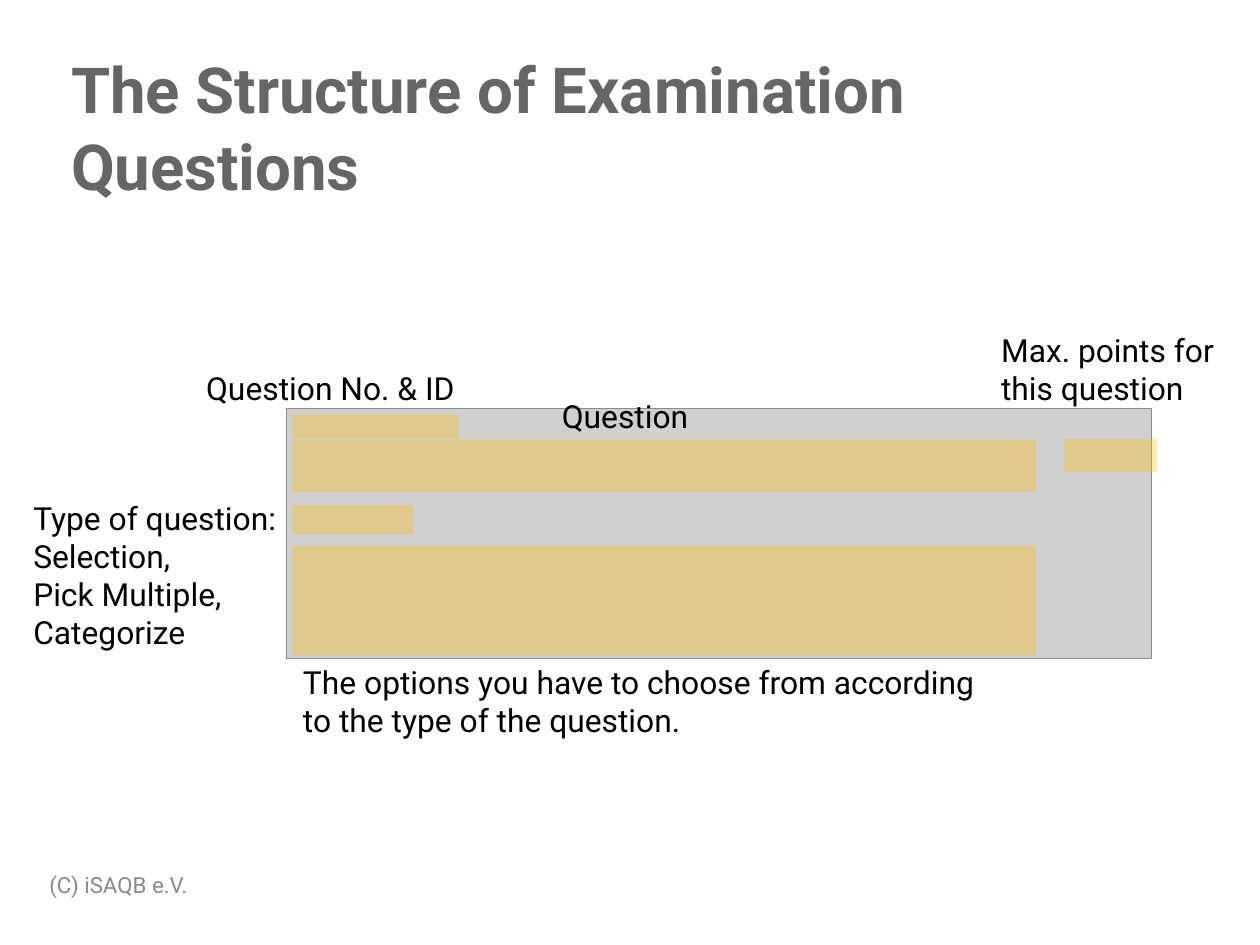
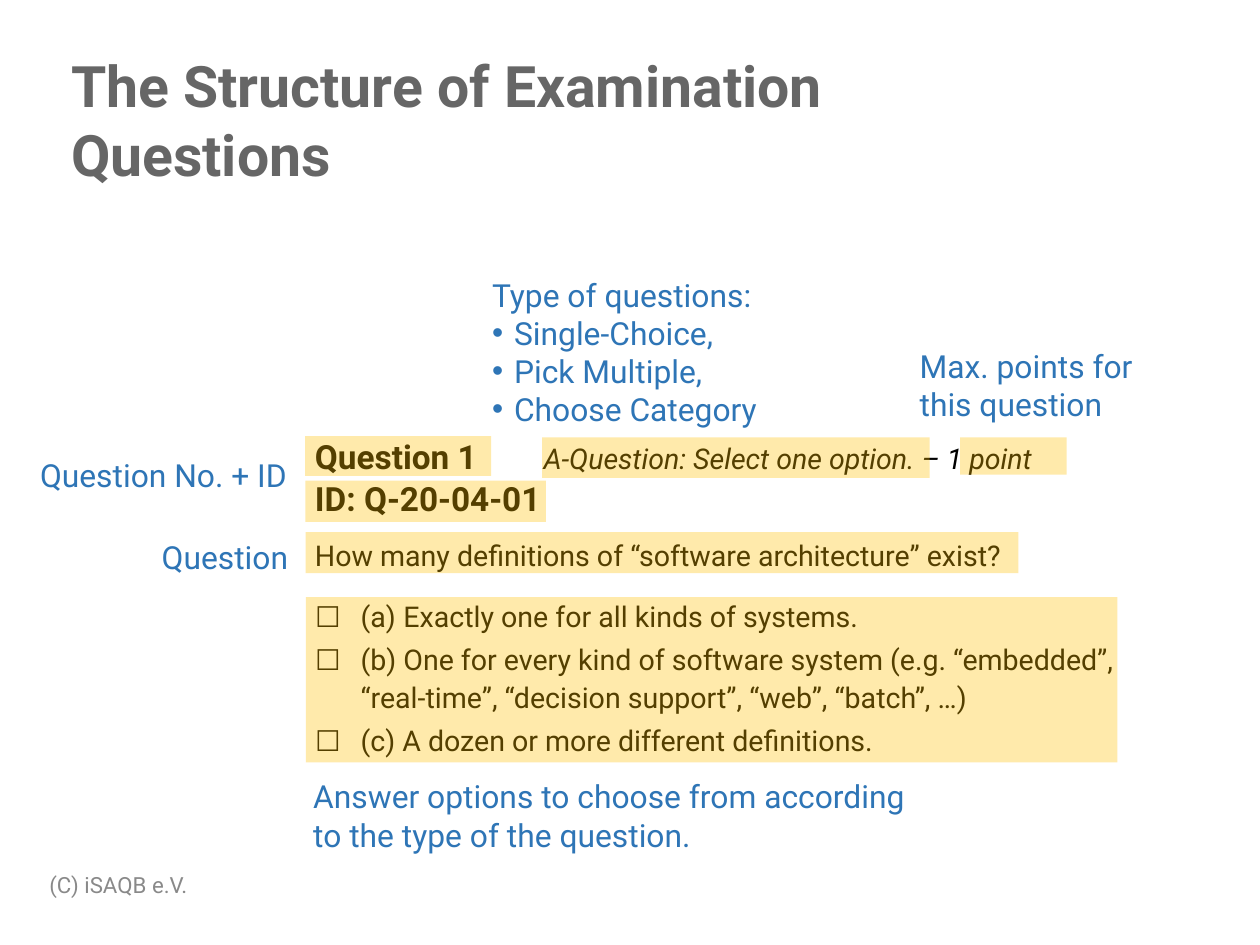
Before and after one commit to isaqb-org/examination-foundation, a slide deck: slide 8 of raw/examination_guide/Examination-Guide-EN.pptx. Drawn at 1260x945 pixels with LibreOffice and Linux fonts; fonts in the diff are those of the drawing; grey boxes stand for pictures; background and template pictures are left out. Boxes give left, top, right and bottom in pixels: in the first picture for what was removed or moved away, otherwise in the second. Text is boxed around its words. In the diff, an @@ line names an element or a change of style, - is before the commit and + after.

Commit message:
Update examination guide

```diff
--- a/raw/examination_guide/Examination-Guide-EN.pptx
+++ b/raw/examination_guide/Examination-Guide-EN.pptx
@@ text "The Structure of Examination Questions" at [71, 63, 822, 183]: size 40 to 36 pt @@
@@ text added at [492, 283, 757, 428], 20 pt, text #2E75B6 @@
+Type of questions:
+• Single-Choice,
+• Pick Multiple,
+• Choose Category
@@ text "Max. points for": place and size @@
-text "Max. points for" at [1001, 338, 1214, 409]
+text "Max. points for" at [920, 354, 1133, 423]
@@ text "Max. points for" at [920, 354, 1133, 423]: text colour #000000 to #2E75B6 @@
@@ picture removed at [287, 409, 1153, 660] @@
@@ rectangle: place and size @@
-rectangle at [293, 415, 460, 439]
+rectangle at [305, 436, 492, 476]
@@ text added at [315, 442, 1031, 574], 18 pt, text #000000 @@
+Question 1 A-Question: Select one option. – 1 point
+ID: Q-20-04-01
+How many definitions of “software architecture” exist?
@@ rectangle: place and size @@
-rectangle at [293, 440, 1037, 493]
+rectangle at [542, 438, 930, 478]
@@ rectangle: place and size @@
-rectangle at [1064, 439, 1157, 472]
+rectangle at [960, 438, 1067, 476]
@@ text at [40, 464, 287, 491]: text changed; text colour #000000 to #2E75B6 @@
-Question No. & ID
+Question No. + ID
@@ text removed at [33, 506, 276, 651] @@
-Type of question:
-Selection,
-Pick Multiple,
-Categorize
@@ rectangle: place and size @@
-rectangle at [293, 505, 413, 534]
+rectangle at [305, 480, 545, 521]
@@ text "Question" at [162, 546, 288, 573]: text colour #000000 to #2E75B6 @@
@@ text "Question": place and size @@
-text "Question" at [562, 399, 688, 432]
+text "Question" at [162, 546, 288, 573]
@@ rectangle: place and size @@
-rectangle at [293, 547, 1037, 656]
+rectangle at [305, 533, 1019, 574]
@@ table added at [304, 597, 1183, 762], 3 rows, 3 columns @@
+☐ | Exactly one for all kinds of systems. | 
+☐ | (b) One for every kind of software system (e.g. “embedded”, “real-time”, “decision support”, “web”, “batch”, …) | 
+☐ | (c) A dozen or more different definitions. | 
@@ rectangle added at [306, 597, 1118, 763], fill #FFC000 at 33% opacity @@
@@ text "Answer options to choose from ...": place and size @@
-text "Answer options to choose from ..." at [303, 670, 974, 739]
+text "Answer options to choose from ..." at [313, 784, 904, 854]
@@ text at [313, 784, 904, 815]: text changed; text colour #000000 to #2E75B6 @@
-The options you have to choose from according
+Answer options to choose from according
@@ text at [313, 823, 691, 854]: text colour #000000 to #2E75B6 in "to the type of the question." @@
```
Also in this commit, not shown: 8 other slides changed, 16 slides added, 3 slides removed, 1 other file.
